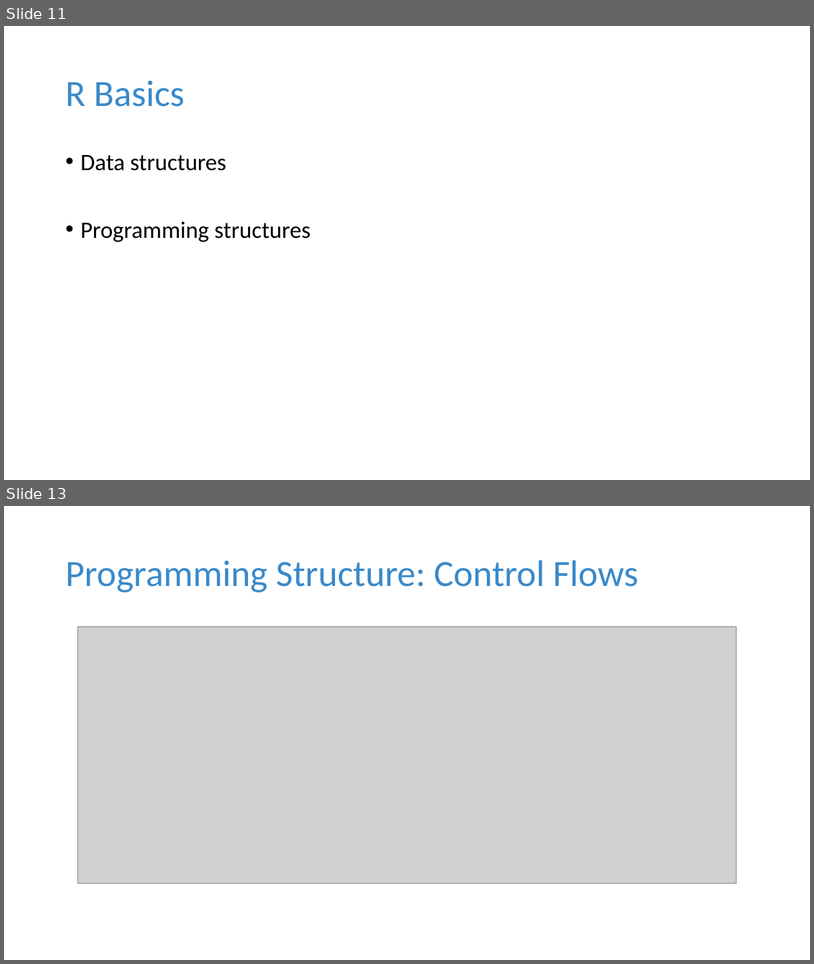
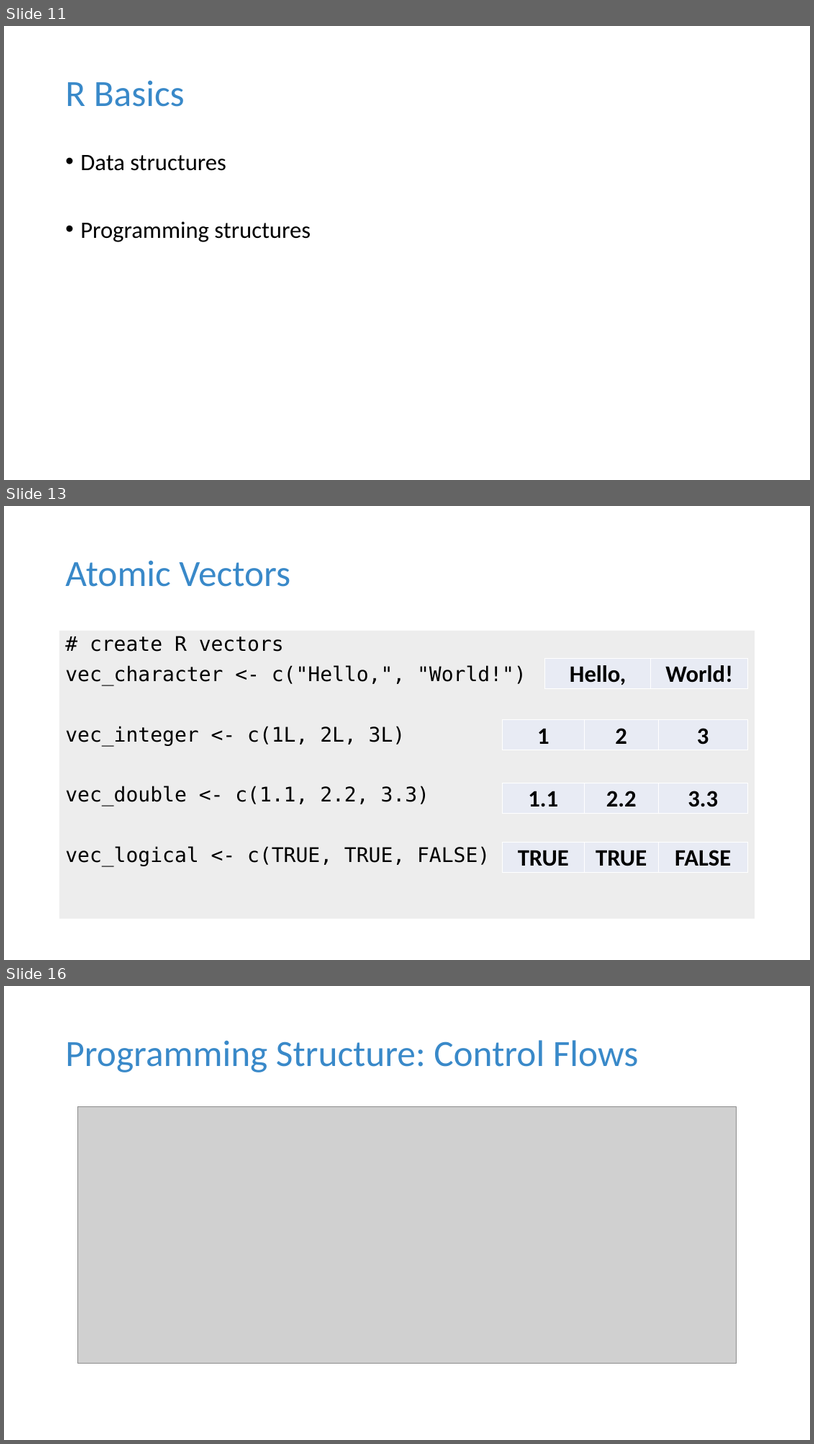
Before and after one commit to tdmdal/r-workshop-researchers, a slide deck: r_intro_researchers.pptx. Shown one above the other, each under a label of ours: slides 11 and 13 before the commit, slides 11, 13 and 16 after it; the slides between them are not shown. The pictures are 814x964 and 814x1444 pixels, drawn with LibreOffice and Linux fonts; fonts in the diff are those of the drawing; grey boxes stand for pictures. Boxes give left, top, right and bottom in pixels: in the first picture for what was removed or moved away, otherwise in the second. Text is boxed around its words. In the diff, an @@ line names an element or a change of style, - is before the commit and + after.

```diff
--- a/r_intro_researchers.pptx
+++ b/r_intro_researchers.pptx
@@ slide 13 added at bbox=[4, 506, 810, 960], background #FFFFFF @@
@@ title added at bbox=[65, 560, 291, 587], 44 pt, text #3989C9 @@
+Atomic Vectors
@@ rectangle added at bbox=[59, 631, 756, 919], fill #EDEDED, 24 pt, text #000000 @@
+# create R vectors
+vec_character <- c("Hello,", "World!")
+vec_integer <- c(1L, 2L, 3L)
+vec_double <- c(1.1, 2.2, 3.3)
+vec_logical <- c(TRUE, TRUE, FALSE)
@@ table added at bbox=[545, 658, 748, 688], 1 rows, 2 columns @@
+Hello, | World!
@@ table added at bbox=[502, 720, 748, 750], 1 rows, 3 columns @@
+1 | 2 | 3
@@ table added at bbox=[502, 783, 748, 813], 1 rows, 3 columns @@
+1.1 | 2.2 | 3.3
@@ table added at bbox=[502, 842, 748, 872], 1 rows, 3 columns @@
+TRUE | TRUE | FALSE
@@ what was slide 13 is now slide 16 @@
```
Also in this commit, not shown: 8 slides changed, 4 other slides added, 2 other files.
